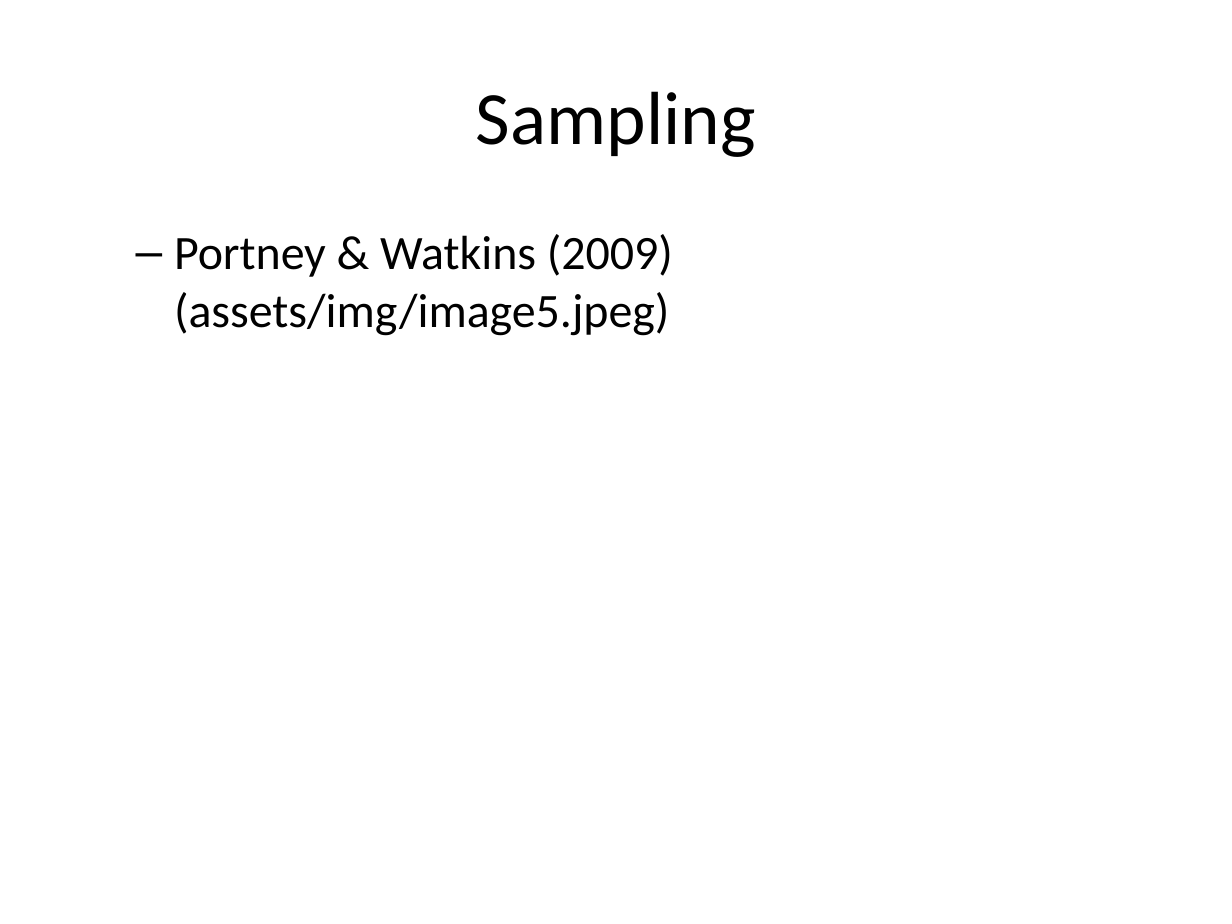
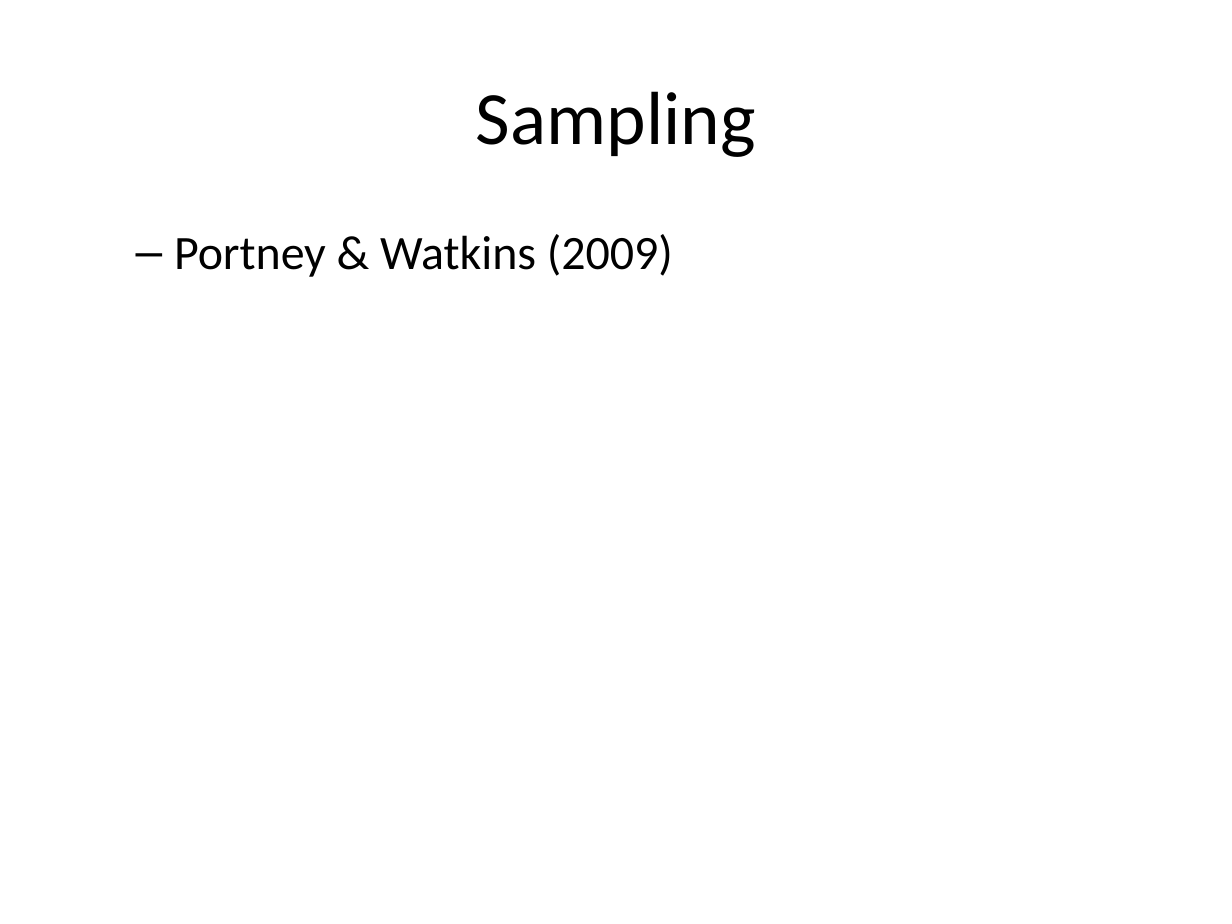
Before and after one commit to classes-medb/5510, a slide deck: slide 35 of src/video-07-validity.pptx (slide 33 before the commit). Drawn at 1232x924 pixels with LibreOffice and Linux fonts; fonts in the diff are those of the drawing. Boxes give left, top, right and bottom in pixels: in the first picture for what was removed or moved away, otherwise in the second. Text is boxed around its words. In the diff, an @@ line names an element or a change of style, - is before the commit and + after.

Commit message:
Added images to videos 3-7

```diff
--- a/src/video-07-validity.pptx
+++ b/src/video-07-validity.pptx
@@ text at [174,234,673,277]: text changed @@
-  – Portney & Watkins (2009) (assets/img/image5.jpeg)
+  – Portney & Watkins (2009)
```
Also in this commit, not shown: 6 other slides changed, 7 slides added, 5 slides removed, 7 other files.
